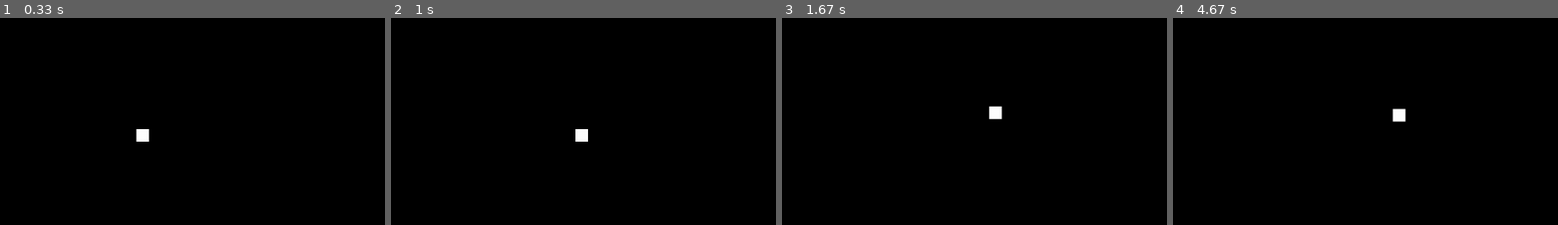
Above: before the commit, frames 1-4 (left to right).
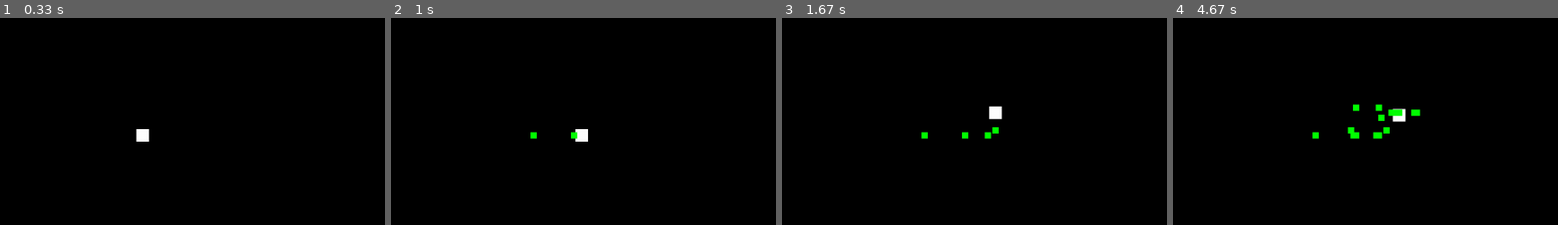
Above: after the commit, the same moments.

Repository: virayjj/virayjj-classwork
Game: pygame game, started from pygame/mini-project/mygame(unfinished).py
The game is run twice, just before and just after one commit, with the same random seed, the same clock (stepped at 60 frames per second) and the same inputs.
Inputs:
- Up to frame 1 (0.33 s): no input
- Up to frame 2 (1 s): hold Z 0.33-0.8 s; hold Right 0.33-0.8 s; hold Right from 0.83 s (still down); tap Z at 0.9 s
- Up to frame 3 (1.67 s): tap Z at 1.2, 1.4 s; release Right at 1.3 s; hold Up 1.33-1.63 s
- Up to frame 4 (4.67 s): hold Right 1.67-2.13 s; tap Z at 1.73, 2.03, 2.23, 2.53, 2.8, 3.13, 3.43, 3.57, 3.97, 4.27, 4.63 s; hold Left 2.17-2.7 s; hold Down 2.73-3.03 s; hold Left 3.07-3.47 s; hold Up 3.5-3.87 s; hold Right 3.9-4.53 s; hold Down from 4.57 s (still down)
The pictures show only the part of the screen within x 21-71%, y 23-73%; the shares and areas given below are measured in that part.

Frame 1 is identical in both runs. In frame 2, 0.1% of the frame differs, in the area x 36-49%, y 54-59%; in frame 3, 0.3%; in frame 4, 0.8%, in the area x 36-65%, y 41-59%.

Commit message:
Update mygame(unfinished).py

Diff:
--- a/pygame/mini-project/mygame(unfinished).py
+++ b/pygame/mini-project/mygame(unfinished).py
@@ -52,7 +52,7 @@
         self.rect.y += y_val
 
     def shoot(self):
-        bullet = Bullet(self.rect.x + 5, self.rect.y - 5)
+        bullet = Bullet(self.rect.x + 5, self.rect.y + 5)
         bullet_group.add(bullet)
         all_sprites_list.add(bullet)
 
@@ -68,7 +68,7 @@
 class Bullet(pygame.sprite.Sprite):
     def __init__(self, x_pos, y_pos):
         super().__init__()
-        self.image = pygamge.Surface([10,10])
+        self.image = pygame.Surface([10,10])
         self.image.fill(GREEN)
         self.rect = self.image.get_rect()
         self.rect.x = x_pos
@@ -110,6 +110,11 @@
         if event.type == pygame.QUIT:
             done = True
 
+        # -- bullet shot
+        elif event.type == pygame.KEYDOWN:
+            if event.key == ord('z'):
+                player.shoot()
+
     keys = pygame.key.get_pressed()
     if keys[pygame.K_LEFT]:
         player.player_speed(-1,0)
